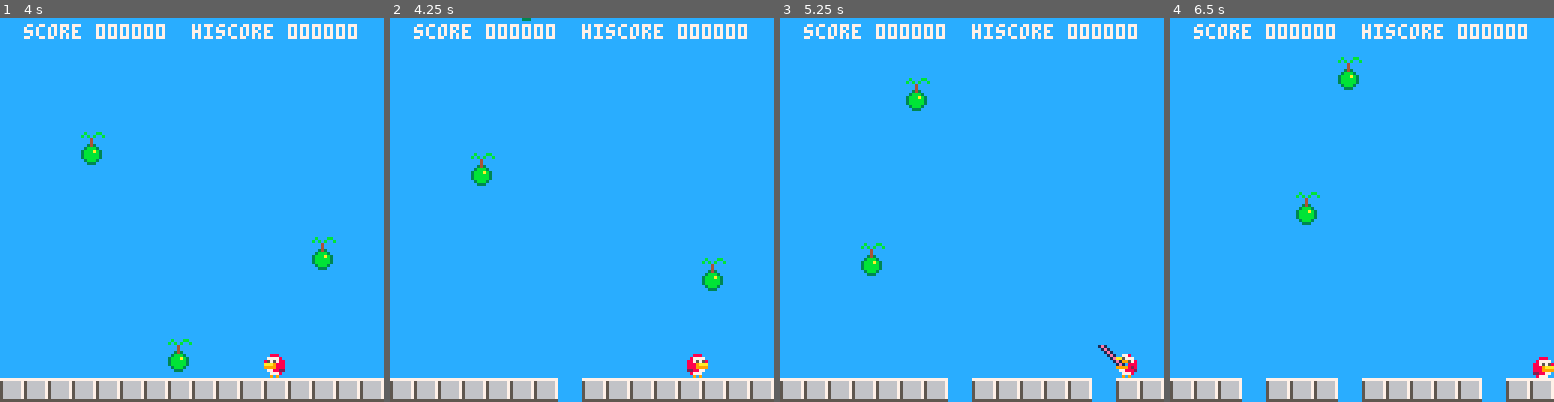
Above: before the commit, frames 1-4 (left to right).
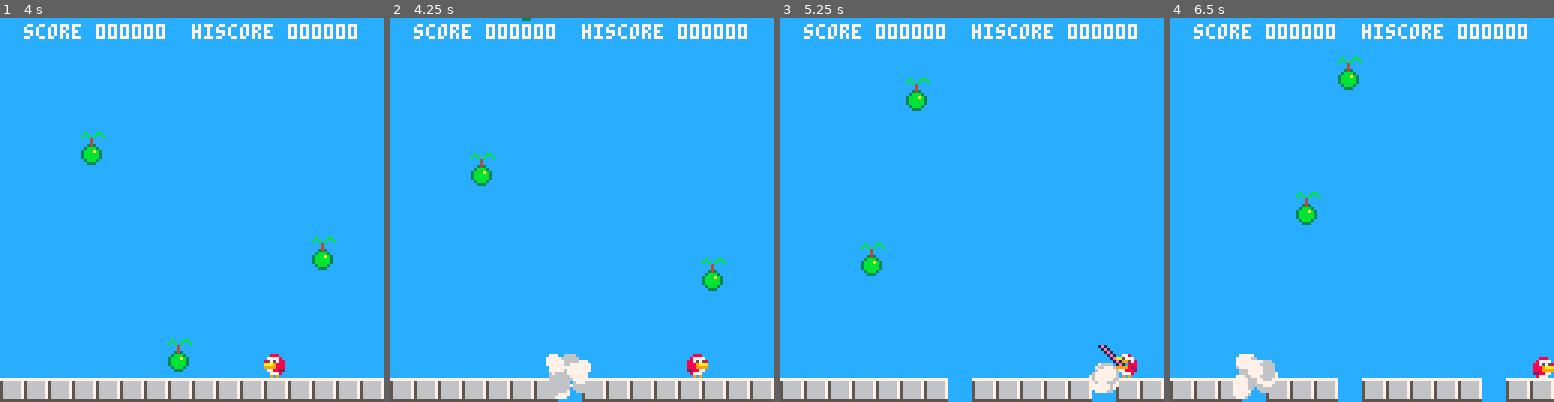
Above: after the commit, the same moments.

Repository: cbrwn/pico8carts
Game: PICO-8 cartridge lark.p8
The game is run twice, just before and just after one commit, with the same random seed, the same clock (stepped at 60 frames per second) and the same inputs.
Inputs:
- Up to frame 1 (4 s): tap X (X key) at 0.33, 1.07, 1.85, 2.97 s; tap O (Z key) at 0.7, 1.7, 2.1, 2.5, 2.9, 3.3, 3.7 s; hold Right 1.6-2.1 s; hold Right 2.47-3.03 s; hold Left 3.08-3.58 s
- Up to frame 2 (4.25 s): hold Right from 4.02 s (still down); tap X (X key) at 4.08 s; tap O (Z key) at 4.1 s
- Up to frame 3 (5.25 s): tap O (Z key) at 4.5, 4.9 s; release Right at 4.68 s; hold Left from 5.08 s (still down); tap X (X key) at 5.2 s
- Up to frame 4 (6.5 s): tap O (Z key) at 5.3, 5.7, 6.1 s; release Left at 5.68 s; hold Right from 6.08 s (still down); tap X (X key) at 6.32 s

Frame 1 is identical in both runs. In frame 2, 1.0% of the frame differs, in the area x 40-53%, y 87-100%; in frame 3, 0.5%; in frame 4, 0.9%.

Commit message:
boom particles

Diff:
--- a/lark.p8
+++ b/lark.p8
@@ -22,6 +22,7 @@
 	beans={}
 	ppop={}
 	rpr={}
+	particles={}
 
 	-- make all floor segments
 	for i=0,16 do
@@ -65,6 +66,10 @@
 
 	for p in all(ppop) do
 		print(p.amt.."",p.x,p.y,pointcolor(p.amt))
+	end
+
+	for p in all(particles) do
+	 circfill(p.x,p.y,p.s,p.c)
 	end
 
 	drawbeans()
@@ -116,6 +121,7 @@
 	updatetongue()
 	updatebeans()
 	updaterepairs()
+	updateparticles()
 end
 
 function updateplayer()
@@ -271,6 +277,20 @@
 	end
 end
 
+function updateparticles()
+ for p in all(particles) do
+  p.x+=p.dx
+  p.y+=p.dy
+  p.dx*=0.95
+  p.dy*=0.95
+  p.t+=1
+
+  p.s-=rnd(0.2)+0.03
+
+  if(p.t>p.lt)del(particles,p)
+ end
+end
+
 function drawtongue()
 	if(tongue==nil)return
 
@@ -430,6 +450,9 @@
 
 -- breaks floor f
 function breakfloor(f)
+ for x=0,30 do
+  makeparticle(f.x+4,f.y)
+ end
 	f.a=false
 end
 
@@ -548,135 +571,19 @@
 	add(rpr,rm)
 end
 
-…(129 lines of a section not shown)…
+function makeparticle(x,y)
+ local p={x=x,y=y}
+ local mamt=2
+ p.dx=rnd(mamt)-(mamt/2)
+ p.dy=rnd(mamt)-(mamt/2)
+ p.s=3
+ p.t=0
+ p.lt=5+rnd(15)
+ p.c=6
+ if(rnd(100)<50)p.c=7
+ add(particles,p)
+ return p
+end
 
 
 
Not shown, changed: 130 lines of the sprite sheet (__gfx__) section of lark.p8
Not shown, changed: the thumbnail (__label__) section of lark.p8
